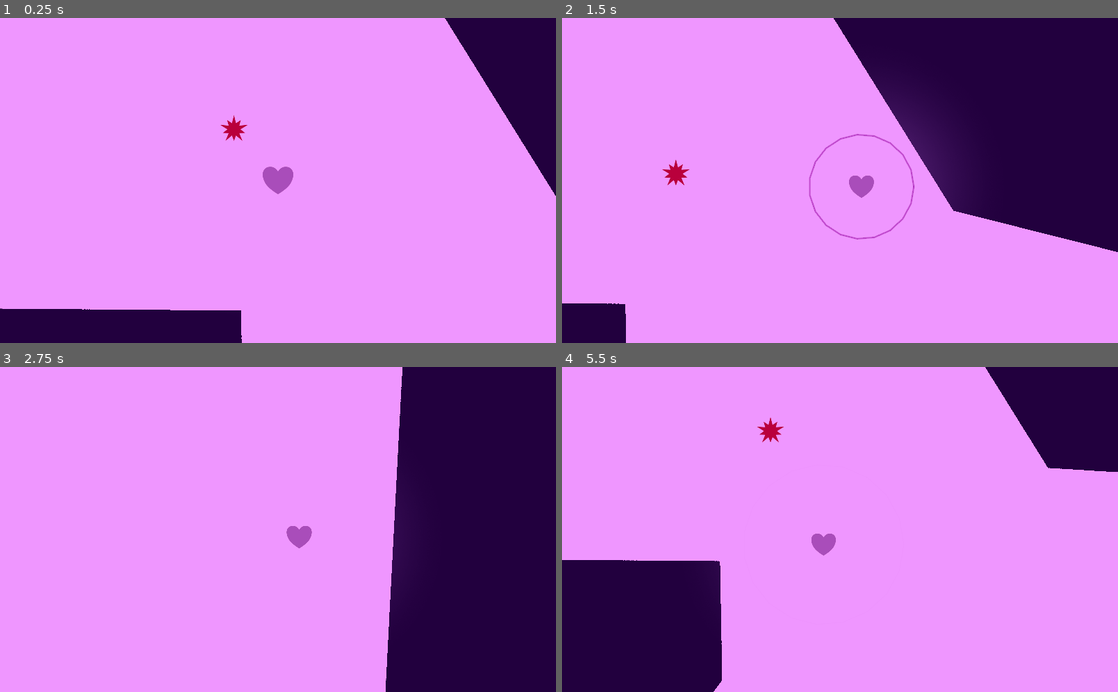
Above: before the commit, frames 1-4 (two rows, left to right).
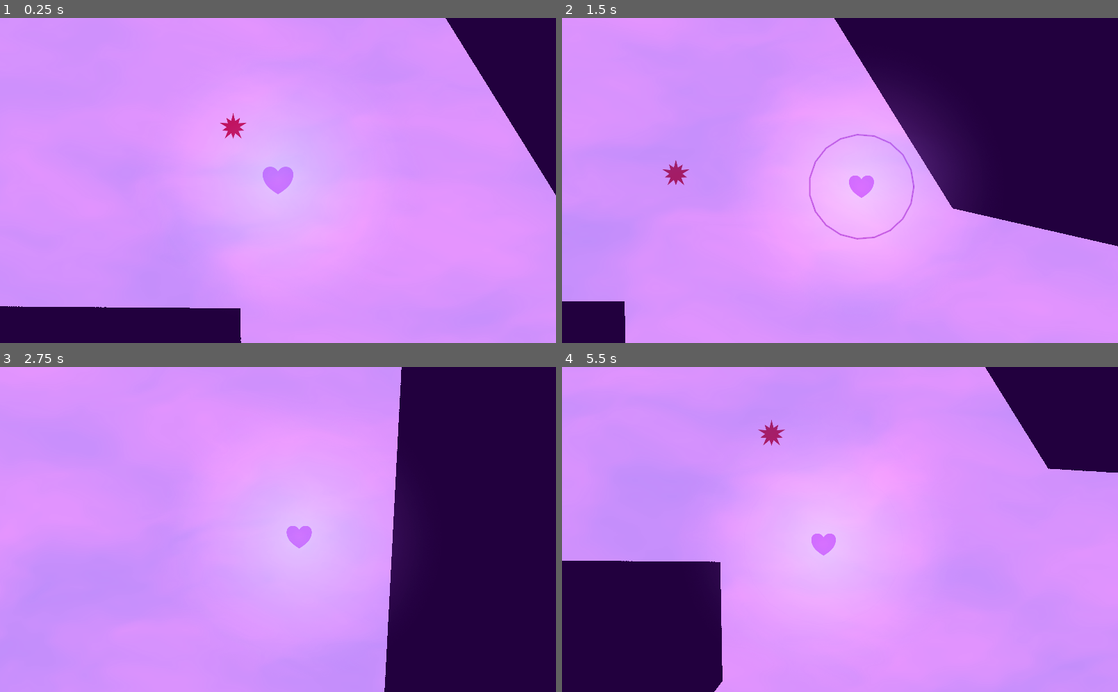
Above: after the commit, the same moments.

Repository: SanderVanhove/meeting-hearts
Game: Godot game, scene res://Screens/Level/Level.tscn
Two runs of this game, one before a commit and one after it. Both use one fixed random seed, a clock stepped at 60 frames per second and the inputs below. Sound files missing from this copy of the repository are replaced by a short silence.
Inputs:
- Up to frame 1 (0.25 s): no input
- Up to frame 2 (1.5 s): tap Enter at 0.5 s; hold Right (ui_right) 0.53-1.28 s; hold Space (call) 0.53-1.28 s; hold Down (ui_down) from 1.28 s (still down); tap Space (call) at 1.35 s
- Up to frame 3 (2.75 s): release Down (ui_down) at 2.03 s; hold Right (ui_right) from 2.03 s (still down); hold Space (call) from 2.03 s (still down)
- Up to frame 4 (5.5 s): release Right (ui_right) at 2.78 s; release Space (call) at 2.78 s; hold Up (ui_up) 2.78-3.53 s; tap Space (call) at 2.85, 4.35 s; hold Space (call) 3.53-4.28 s; hold Left (ui_left) 3.53-5.03 s; hold Down (ui_down) from 5.03 s (still down); hold Space (call) from 5.03 s (still down)

The runs differ from the first frame. In frame 1, 33% of the frame differs, in the area x 0-100%, y 0-100%; in frame 2, 32%; in frame 3, 36%; in frame 4, 40%.

Commit message:
Add voice over triggers

Diff:
--- /dev/null
+++ b/src/Screens/Level/Level.gd
@@ -0,0 +1,8 @@
+extends Node2D
+
+
+onready var _smoke: ColorRect = $Smoke
+
+
+func _ready() -> void:
+	_smoke.visible = true
--- a/src/Screens/Level/Level.tscn
+++ b/src/Screens/Level/Level.tscn
@@ -1,8 +1,12 @@
-[gd_scene load_steps=6 format=2]
+[gd_scene load_steps=11 format=2]
 
 [ext_resource path="res://Things/Enemy/Enemy.tscn" type="PackedScene" id=1]
 [ext_resource path="res://Things/Player/Player.tscn" type="PackedScene" id=2]
 [ext_resource path="res://Things/Wall/Wall.tscn" type="PackedScene" id=3]
+[ext_resource path="res://Util/Shaders/Smoke.tscn" type="PackedScene" id=4]
+[ext_resource path="res://Screens/Level/Level.gd" type="Script" id=5]
+[ext_resource path="res://Things/VoiceOver/VoiceOver.tscn" type="PackedScene" id=6]
+[ext_resource path="res://Things/VoiceOver/AudioLines/oh_hey_welcome.wav" type="AudioStream" id=7]
 
 [sub_resource type="OccluderPolygon2D" id=1]
 polygon = PoolVector2Array( 112, 176, 1440, 120, 2200, 1344, 3120, 1400, 3048, 2776, -168, 2816, -1912, 2368, -1296, 336, -264, 1064, -544, -160, -2896, 648, -2704, 2856, -1568, 3208, 4112, 3240, 3816, -488, -544, -168 )
@@ -10,18 +14,40 @@
 [sub_resource type="OccluderPolygon2D" id=2]
 polygon = PoolVector2Array( 152, -184, 1152, -176, 1160, 264, -288, 184 )
 
+[sub_resource type="RectangleShape2D" id=3]
+extents = Vector2( 543.058, 486.49 )
+
 [node name="Level" type="Node2D"]
+script = ExtResource( 5 )
 
 [node name="Player" parent="." instance=ExtResource( 2 )]
-position = Vector2( 480.123, 415.704 )
+position = Vector2( 482.951, 424 )
 
 [node name="Enemy" parent="." instance=ExtResource( 1 )]
 position = Vector2( 317.94, 226.824 )
 
-[node name="Wall" parent="." instance=ExtResource( 3 )]
+[node name="Smoke" parent="." instance=ExtResource( 4 )]
+visible = false
+margin_left = -5461.0
+margin_top = -1670.0
+margin_right = 5114.0
+margin_bottom = 3729.0
+
+[node name="Wals" type="Node2D" parent="."]
+
+[node name="Wall" parent="Wals" instance=ExtResource( 3 )]
 position = Vector2( -648, -792 )
 occluder = SubResource( 1 )
 
-[node name="Wall2" parent="." instance=ExtResource( 3 )]
+[node name="Wall2" parent="Wals" instance=ExtResource( 3 )]
 position = Vector2( -808, 1072 )
 occluder = SubResource( 2 )
+
+[node name="VoiceOver" parent="." instance=ExtResource( 6 )]
+position = Vector2( -2169.49, 1328 )
+text = "Oh hey, welcome!"
+audio_stream = ExtResource( 7 )
+
+[node name="CollisionShape2D" type="CollisionShape2D" parent="VoiceOver"]
+position = Vector2( 107.48, 31.1128 )
+shape = SubResource( 3 )
--- a/src/Things/Enemy/Enemy.gd
+++ b/src/Things/Enemy/Enemy.gd
@@ -25,7 +25,7 @@
 	_tween.interpolate_property(self, "position", position, new_position, time, Tween.TRANS_SINE, Tween.EASE_OUT)
 	_tween.start()
 
-	yield(_tween, "tween_all_completed")
+	yield(_tween, "tween_completed")
 
 	_tween.interpolate_property(_visual, "scale", _visual.scale, Vector2.ONE, .4, Tween.TRANS_BOUNCE, Tween.EASE_OUT)
 	_tween.start()
--- a/src/Things/Player/Player.gd
+++ b/src/Things/Player/Player.gd
@@ -10,9 +10,14 @@
 onready var _callout_timer: Timer = $Audio/CalloutTimer
 onready var _tween: Tween = $Tween
 onready var _visual: Node2D = $Visual
+onready var _light: Light2D = $Light
 
 var _motion: Vector2 = Vector2.ZERO
 var _direction: Vector2 = Vector2.ZERO
+
+
+func _ready() -> void:
+	_light.visible = true
 
 
 func _input(event: InputEvent) -> void:
@@ -93,7 +98,7 @@
 
 	yield(_tween, "tween_all_completed")
 
-	remove_child(ring)
+	ring.queue_free()
 
 
 func _on_Beat1Timer_timeout() -> void:
--- a/src/Things/Player/Player.tscn
+++ b/src/Things/Player/Player.tscn
@@ -7,10 +7,14 @@
 [ext_resource path="res://Things/Player/heartbeat_2.wav" type="AudioStream" id=5]
 [ext_resource path="res://Things/Player/highlight.png" type="Texture" id=6]
 
-[node name="Player" type="KinematicBody2D"]
+[node name="Player" type="KinematicBody2D" groups=[
+"player",
+]]
+collision_mask = 3
 script = ExtResource( 2 )
 
 [node name="Light" type="Light2D" parent="."]
+visible = false
 position = Vector2( 0, 2.99658 )
 scale = Vector2( 1.45869, 1.11251 )
 texture = ExtResource( 3 )
--- /dev/null
+++ b/src/Things/VoiceOver/VoiceOver.gd
@@ -0,0 +1,34 @@
+extends Area2D
+
+
+export(String, MULTILINE) var text: String
+export(AudioStream) var audio_stream: AudioStream
+
+
+onready var _voice_audio: AudioStreamPlayer = $AudioStreamPlayer
+onready var _label: Label = $CanvasLayer/Label
+onready var _tween: Tween = $Tween
+
+
+func _ready() -> void:
+	_label.text = text
+	_voice_audio.stream = audio_stream
+
+
+func _on_VoiceOver_body_entered(body: Node) -> void:
+	if _voice_audio.playing:
+		return
+
+	_voice_audio.play()
+
+	_tween.interpolate_property(_label, "modulate:a", 0, 1, .5)
+	_tween.start()
+
+	yield(_voice_audio, "finished")
+
+	_tween.interpolate_property(_label, "modulate:a", 1, 0, 1, 0, 2, 3)
+	_tween.start()
+
+	yield(_tween, "tween_all_completed")
+
+	queue_free()
--- /dev/null
+++ b/src/Things/VoiceOver/VoiceOver.tscn
@@ -0,0 +1,37 @@
+[gd_scene load_steps=4 format=2]
+
+[ext_resource path="res://Assets/Love.ttf" type="DynamicFontData" id=1]
+[ext_resource path="res://Things/VoiceOver/VoiceOver.gd" type="Script" id=2]
+
+[sub_resource type="DynamicFont" id=1]
+size = 22
+outline_size = 2
+outline_color = Color( 0.0823529, 0, 0.145098, 1 )
+font_data = ExtResource( 1 )
+
+[node name="VoiceOver" type="Area2D"]
+collision_layer = 2
+collision_mask = 2
+script = ExtResource( 2 )
+
+[node name="CanvasLayer" type="CanvasLayer" parent="."]
+
+[node name="Label" type="Label" parent="CanvasLayer"]
+modulate = Color( 1, 1, 1, 0 )
+margin_left = 2.0
+margin_top = 486.0
+margin_right = 1021.0
+margin_bottom = 597.0
+custom_fonts/font = SubResource( 1 )
+text = "Hey there!"
+align = 1
+valign = 1
+autowrap = true
+__meta__ = {
+"_edit_use_anchors_": false
+}
+
+[node name="AudioStreamPlayer" type="AudioStreamPlayer" parent="."]
+
+[node name="Tween" type="Tween" parent="."]
+[connection signal="body_entered" from="." to="." method="_on_VoiceOver_body_entered"]
--- /dev/null
+++ b/src/Util/Shaders/Smoke.tscn
@@ -0,0 +1,16 @@
+[gd_scene load_steps=3 format=2]
+
+[ext_resource path="res://Util/Shaders/smoke.shader" type="Shader" id=1]
+
+[sub_resource type="ShaderMaterial" id=1]
+shader = ExtResource( 1 )
+shader_param/color = Vector3( 0.35, 0.48, 0.95 )
+shader_param/OCTAVES = 4
+
+[node name="ColorRect" type="ColorRect"]
+material = SubResource( 1 )
+anchor_right = 1.0
+anchor_bottom = 1.0
+__meta__ = {
+"_edit_use_anchors_": false
+}
--- /dev/null
+++ b/src/Util/Shaders/smoke.shader
@@ -0,0 +1,48 @@
+shader_type canvas_item;
+
+// Gonkee's fog shader for Godot 3 - full tutorial https://youtu.be/QEaTsz_0o44
+// If you use this shader, I would prefer it if you gave credit to me and my channel
+
+uniform vec3 color = vec3(0.1333, 0.0, 0.24313);
+uniform int OCTAVES = 6;
+
+float rand(vec2 coord){
+	return fract(sin(dot(coord, vec2(56, 78)) * 1000.0) * 1000.0);
+}
+
+float noise(vec2 coord){
+	vec2 i = floor(coord);
+	vec2 f = fract(coord);
+
+	// 4 corners of a rectangle surrounding our point
+	float a = rand(i);
+	float b = rand(i + vec2(1.0, 0.0));
+	float c = rand(i + vec2(0.0, 1.0));
+	float d = rand(i + vec2(1.0, 1.0));
+
+	vec2 cubic = f * f * (3.0 - 2.0 * f);
+
+	return mix(a, b, cubic.x) + (c - a) * cubic.y * (1.0 - cubic.x) + (d - b) * cubic.x * cubic.y;
+}
+
+float fbm(vec2 coord){
+	float value = 0.0;
+	float scale = 0.5;
+
+	for(int i = 0; i < OCTAVES; i++){
+		value += noise(coord) * scale;
+		coord *= 2.0;
+		scale *= 0.5;
+	}
+	return value;
+}
+
+void fragment() {
+	vec2 coord = UV * 20.0;
+
+	vec2 motion = vec2(fbm(coord + vec2(TIME * -0.25, TIME * 0.25)));
+
+	float final = fbm(coord + motion);
+
+	COLOR = vec4(color, final * 0.4);
+}
Binary file added: src/Assets/Love.ttf
Not shown, added: src/Things/VoiceOver/AudioLines/oh_hey_welcome.wav.import
Not shown, added: img/day1.gif
Not shown, added: src/Things/VoiceOver/AudioLines/oh_hey_welcome.wav
